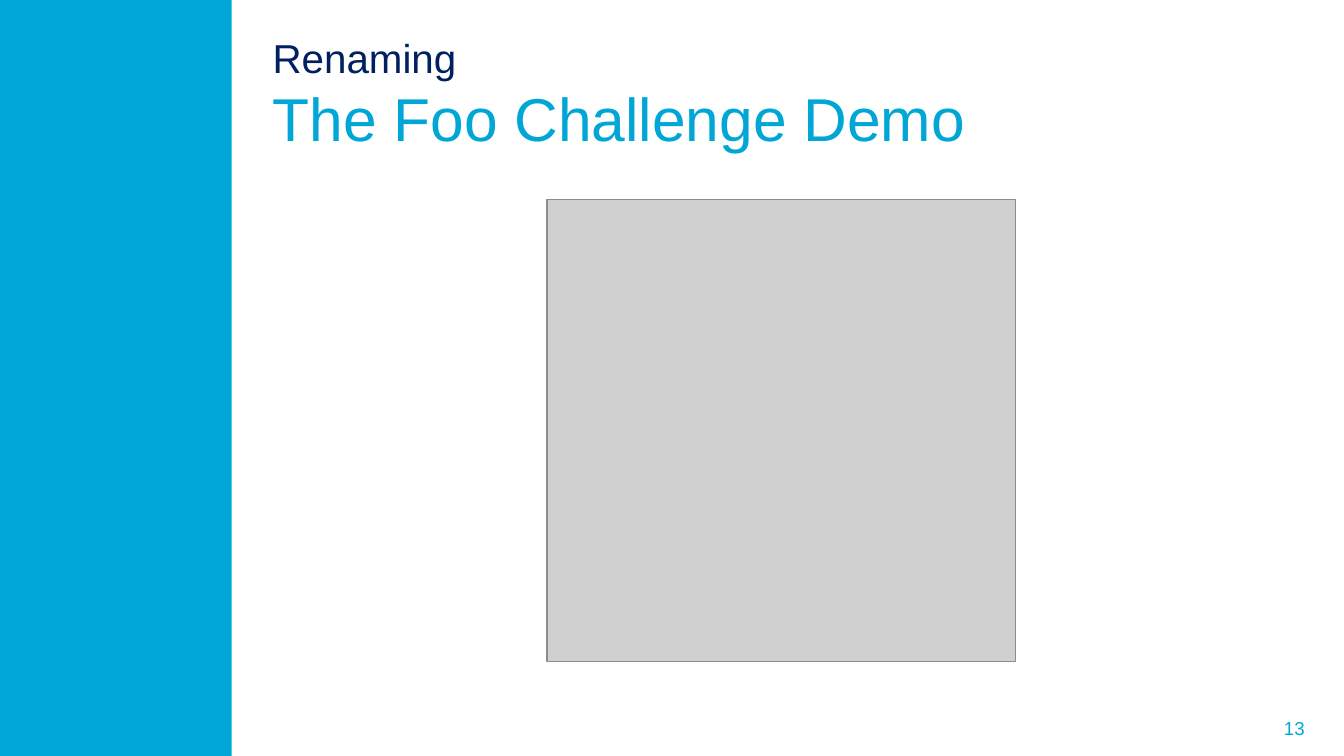
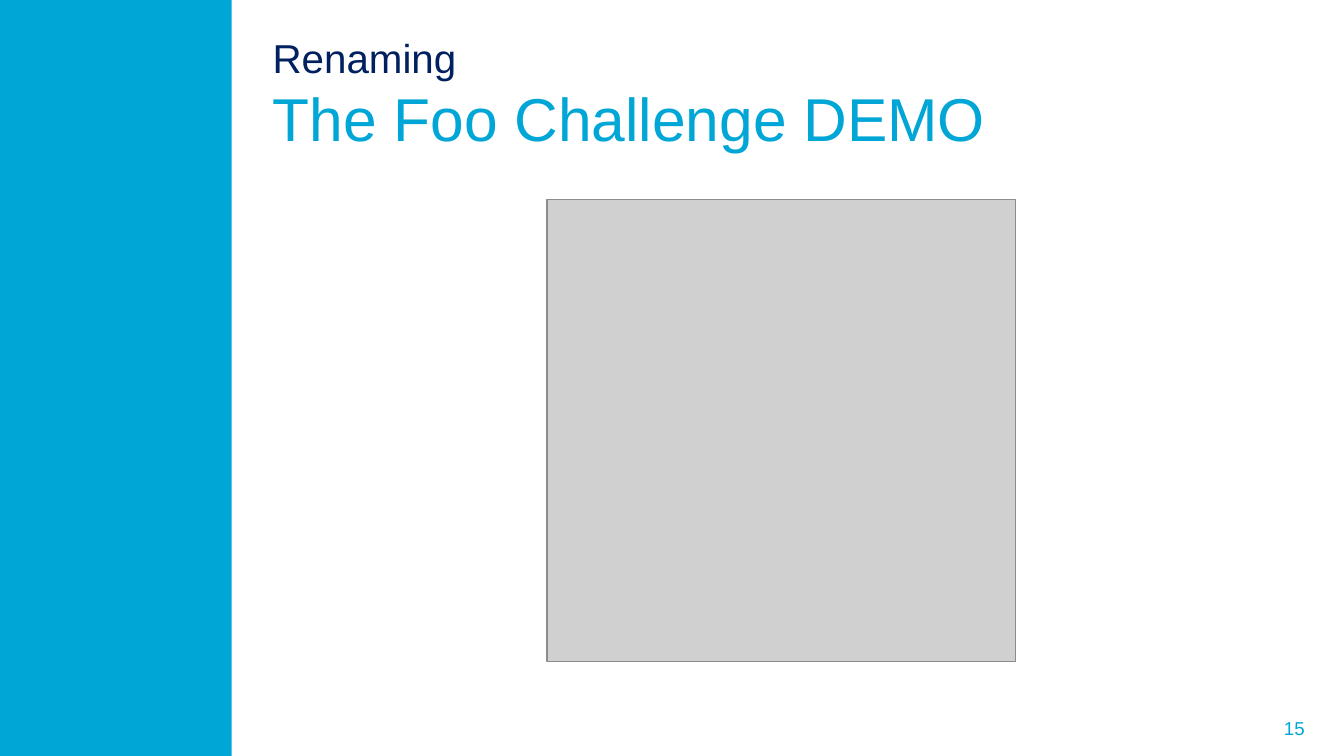
Before and after one commit to ProMisDev/metaborg-tiger, a slide deck: slide 15 of presentation/Misteli_Refactoring_in_Spoofax.pptx (slide 13 before the commit). Drawn at 1344x756 pixels with LibreOffice and Linux fonts; fonts in the diff are those of the drawing; grey boxes stand for pictures; background and template pictures are left out. Boxes give left, top, right and bottom in pixels: in the first picture for what was removed or moved away, otherwise in the second. Text is boxed around its words. In the diff, an @@ line names an element or a change of style, - is before the commit and + after.

```diff
--- a/presentation/Misteli_Refactoring_in_Spoofax.pptx
+++ b/presentation/Misteli_Refactoring_in_Spoofax.pptx
@@ title at bbox=[273, 43, 984, 152]: text changed @@
-Renaming
-The Foo Challenge Demo
+Renaming
+The Foo Challenge DEMO
@@ page number at bbox=[1284, 722, 1305, 736]: text changed @@
-13
+15
```
Also in this commit, not shown: 2 other slides changed, 5 slides added, 1 slide removed, 1 other file.
